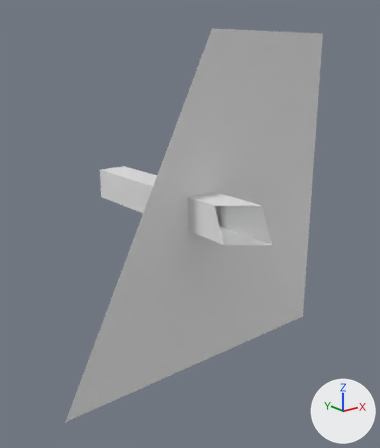
Renders of the glTF model build/assets/models.glb from each side of a commit.
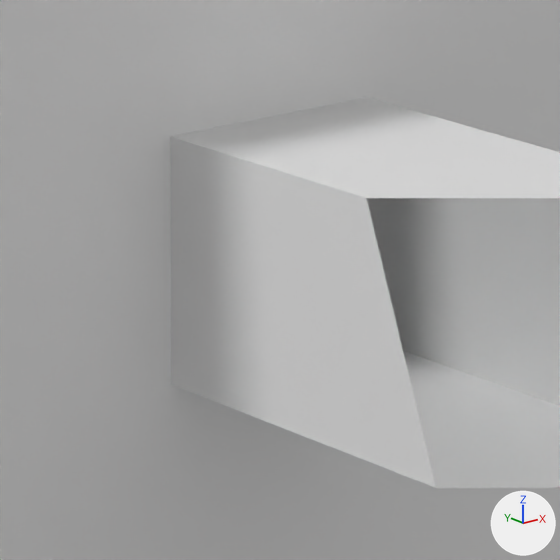
Each version is shown whole from a 50 mm lens placed at (-189.5, -226.2, 84.4), pointed at (-6.6, 2.4, -7.0), then close up on the part from 43% to 63% of the width and 40% to 57% of the height. Every picture has the same lights, and +X, +Y and +Z are marked at lower right. The close-ups show mesh edges as thin lines. Everything nearer to the camera than a plane just in front of the edit is cut away.
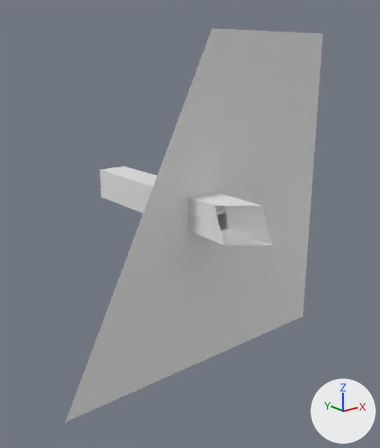
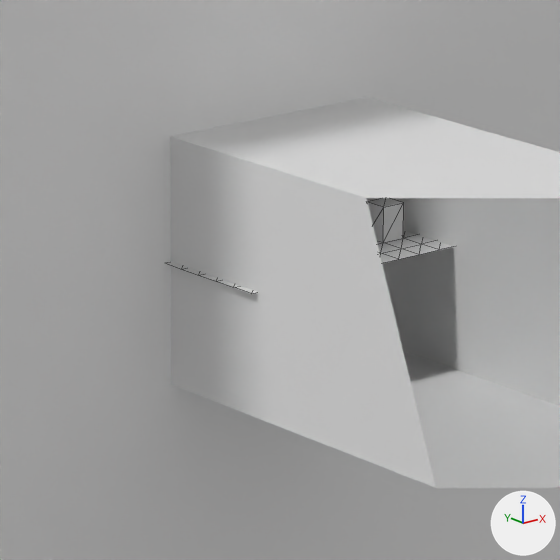
Boxes [x1, y1, x2, y2] around the edits, measured in the close-ups (560 x 560 px):
'ground', added: after [166, 198, 454, 294]

What changed in the scene script:
```text
Add me_plane_001:
    me_plane_001.from_pydata(...)  # 133 vertices, 224 faces; spans x -10.6..10.6, y -10.6..10.6, z 0.0..6.4
Add ob_ground:
    ob_ground = bpy.data.objects.new('ground', me_plane_001)
    ob_ground.location = (0.0, 0.0, 0.0)
```
